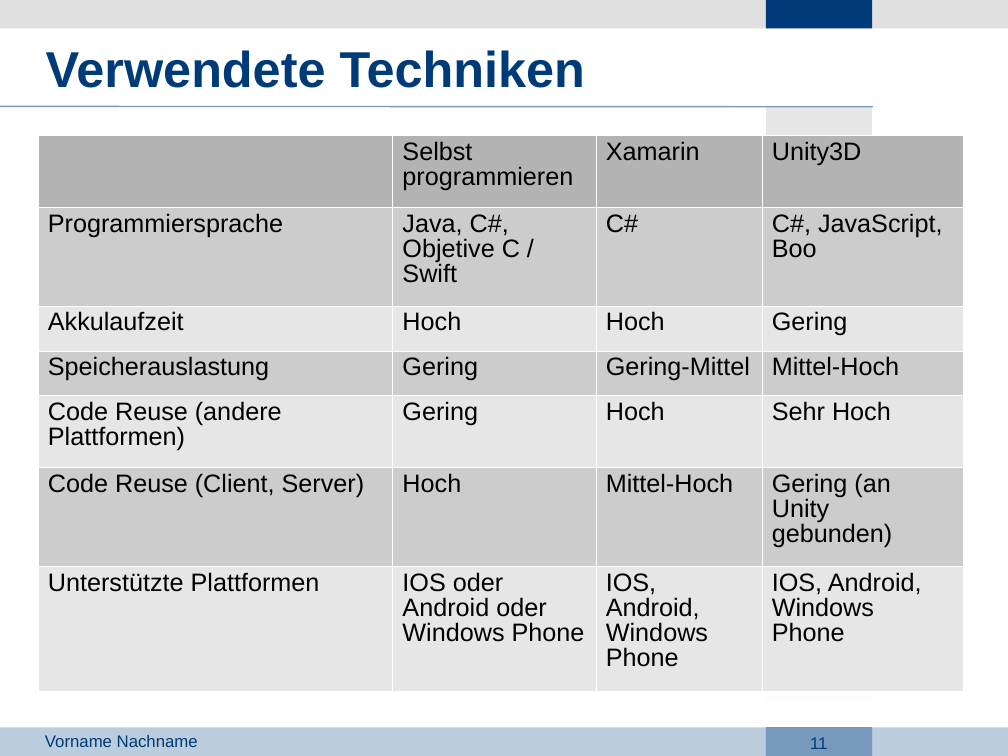
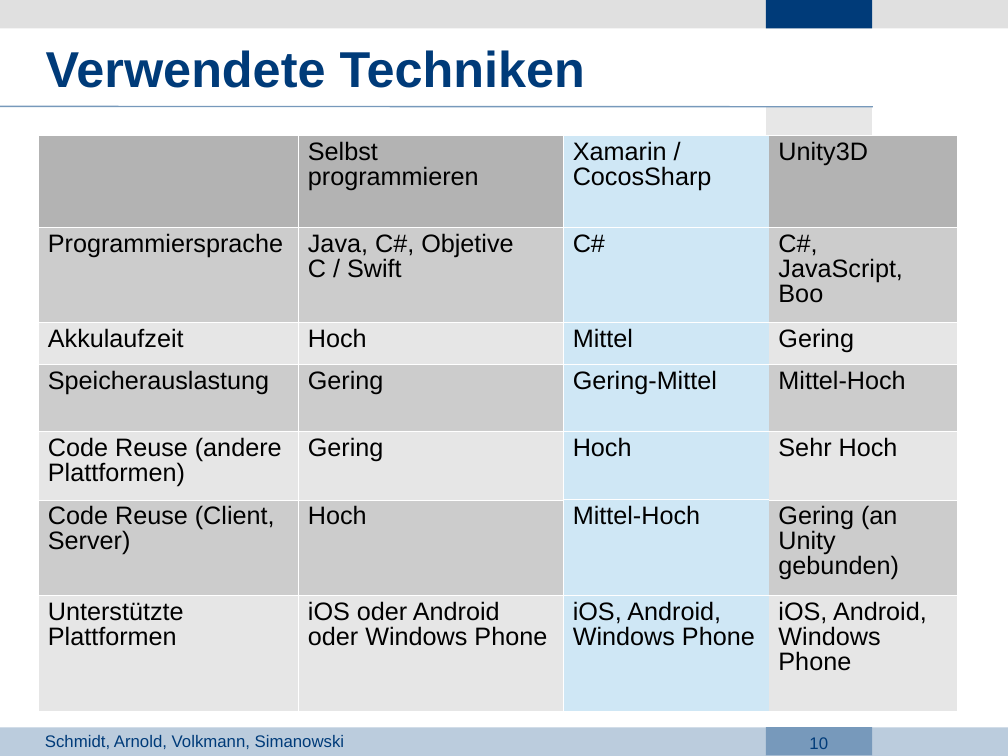
Before and after one commit to Lopt/ascendancy, a slide deck: slide 10 of docs/Projektdefinition/AI_PPT-Vorlage.odp (slide 11 before the commit). Drawn at 1008x756 pixels with LibreOffice and Linux fonts; fonts in the diff are those of the drawing; background and template pictures are left out. Boxes give left, top, right and bottom in pixels: in the first picture for what was removed or moved away, otherwise in the second. Text is boxed around its words. In the diff, an @@ line names an element or a change of style, - is before the commit and + after.

```diff
--- a/docs/Projektdefinition/AI_PPT-Vorlage.odp
+++ b/docs/Projektdefinition/AI_PPT-Vorlage.odp
@@ table at [38,135,958,711] @@
-row 1, column 3: Xamarin
+row 1, column 3: Xamarin / CocosSharp
-row 3, column 3: Hoch
+row 3, column 3: Mittel
-row 7: Unterstützte Plattformen | IOS oder Android oder Windows Phone | IOS, Android, Windows Phone | IOS, Android, Windows Phone
+row 7: Unterstützte Plattformen | iOS oder Android oder Windows Phone | iOS, Android, Windows Phone | iOS, Android, Windows Phone
@@ fill #B3B3B3 to #CFE7F5 in row 1, column 3 @@
@@ fill #CCCCCC to #CFE7F5 in 3 cells @@
@@ fill #E6E6E6 to #CFE7F5 in 3 cells @@
@@ borders changed @@
@@ table: place and size @@
-table at [38,135,965,691]
+table at [38,135,958,711]
@@ text at [45,735,344,749]: text changed @@
-Vorname Nachname
+Schmidt, Arnold, Volkmann, Simanowski
@@ page number at [809,737,828,749]: text changed @@
-11
+10
```
Also in this commit, not shown: 7 other slides changed, 5 slides added, 3 slides removed, 2 other files.
